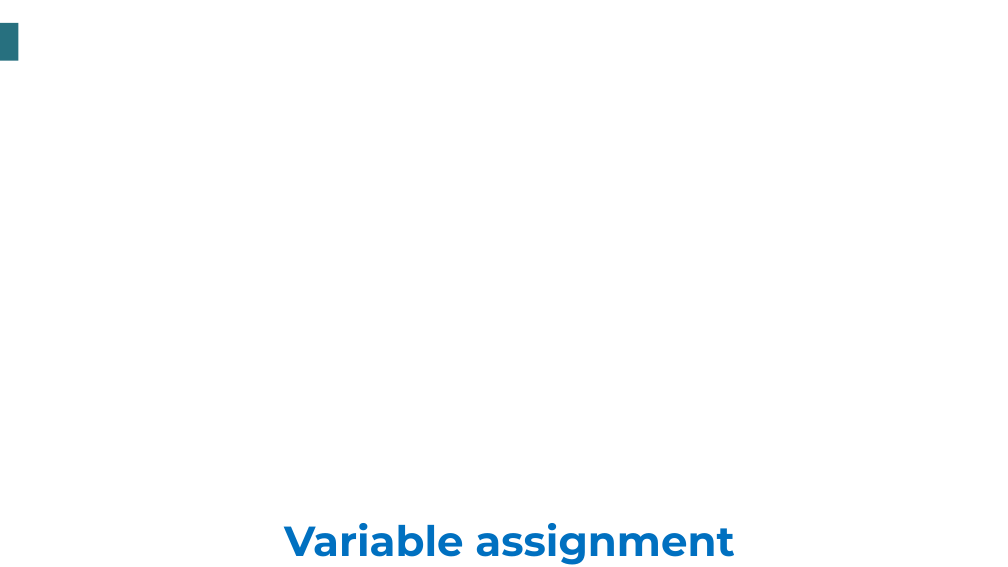
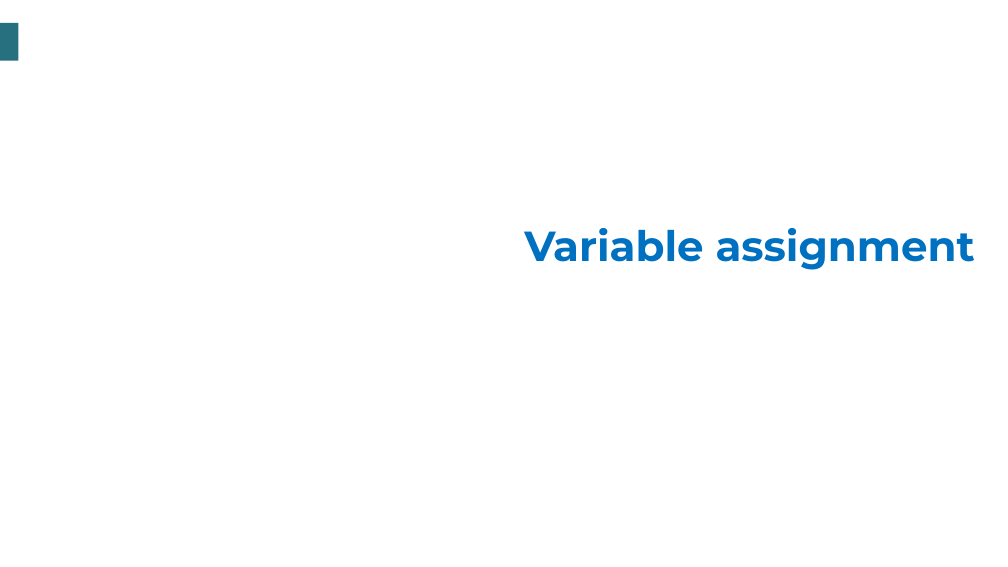
Before and after one commit to tauniversity/TAU-Data-Science-Training, a slide deck: slide 2 of Data Science resources/Programming in Python/Slides/Slide Unit 1/Variable assignment.pptx. Drawn at 1008x567 pixels with LibreOffice and Linux fonts; fonts in the diff are those of the drawing; background and template pictures are left out. Boxes give left, top, right and bottom in pixels: in the first picture for what was removed or moved away, otherwise in the second. Text is boxed around its words. In the diff, an @@ line names an element or a change of style, - is before the commit and + after.

```diff
--- a/Data Science resources/Programming in Python/Slides/Slide Unit 1/Variable assignment.pptx
+++ b/Data Science resources/Programming in Python/Slides/Slide Unit 1/Variable assignment.pptx
@@ title "Variable assignment": place and size @@
-title "Variable assignment" at box(284, 523, 734, 565)
+title "Variable assignment" at box(524, 228, 975, 270)
```
Also in this commit, not shown: 1 other slide changed, 9 other files.
